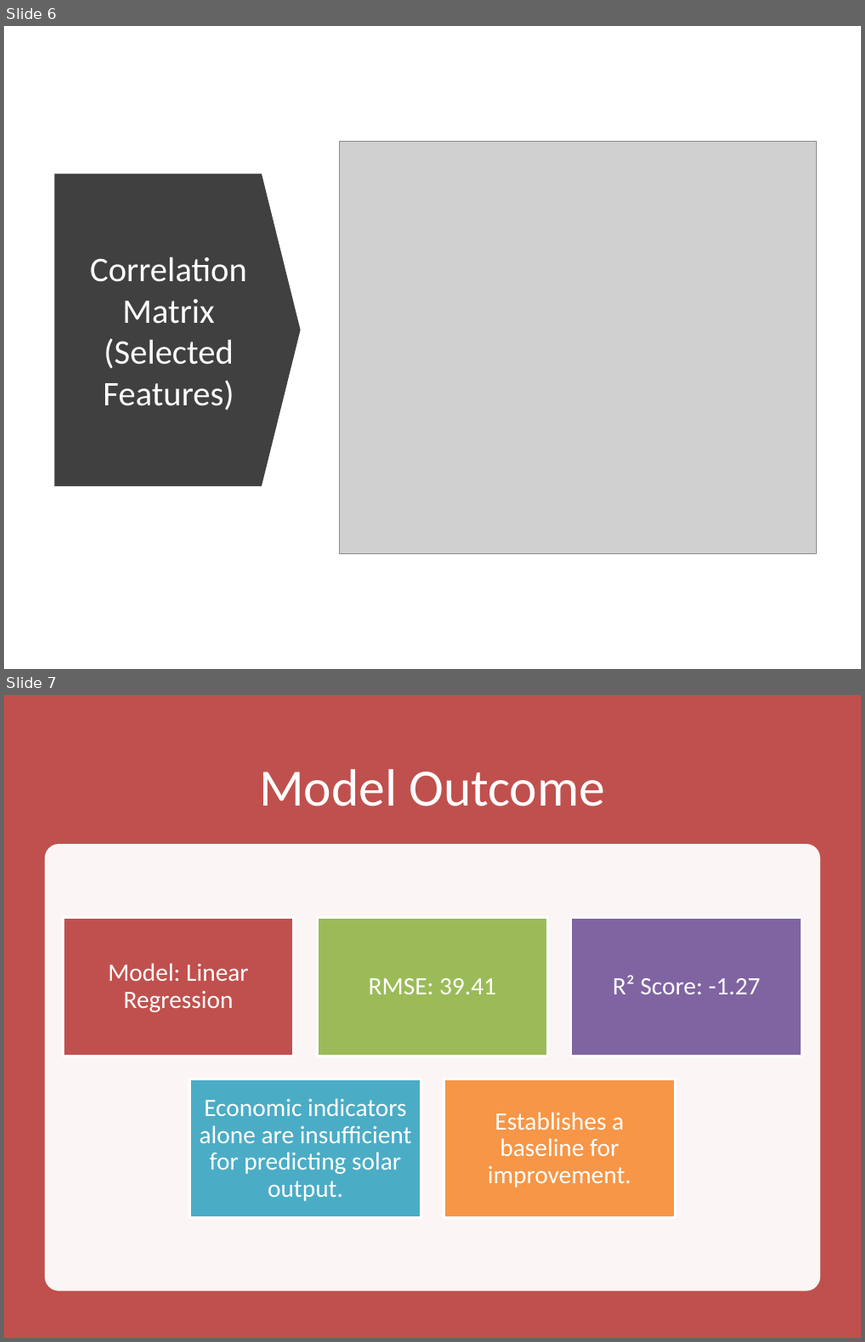
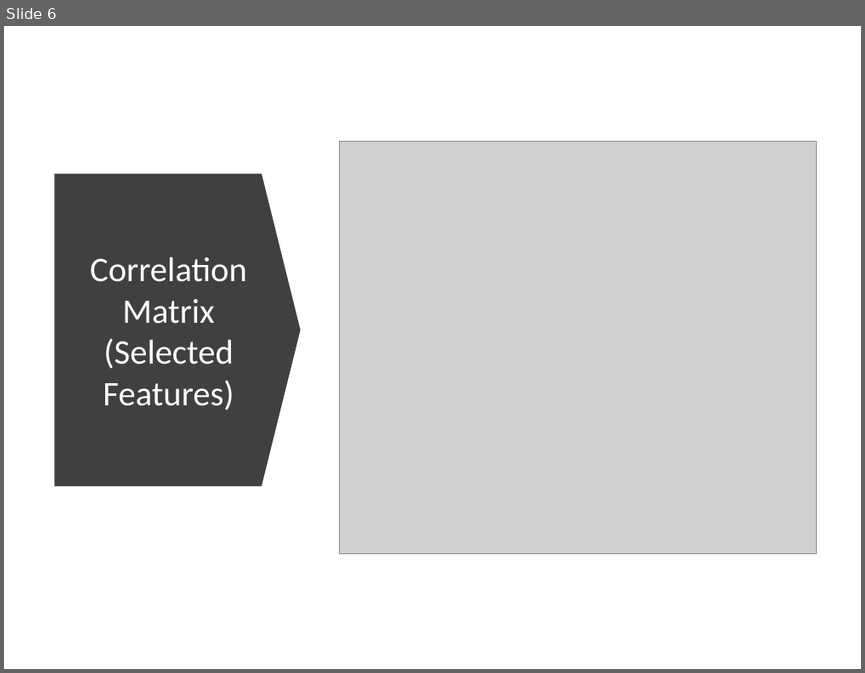
Before and after one commit to mjmustaf/energy-forecast-capstone, a slide deck: presentation/Predicting_Solar_Energy_Capstone_ML.pptx. Shown one above the other, each under a label of ours: slides 6 and 7 before the commit, slide 6 after it. The pictures are 865x1342 and 865x673 pixels, drawn with LibreOffice and Linux fonts; fonts in the diff are those of the drawing; grey boxes stand for pictures. Boxes give left, top, right and bottom in pixels: in the first picture for what was removed or moved away, otherwise in the second. Text is boxed around its words. In the diff, an @@ line names an element or a change of style, - is before the commit and + after.

Commit message:
Add Model Notebooks

```diff
--- a/presentation/Predicting_Solar_Energy_Capstone_ML.pptx
+++ b/presentation/Predicting_Solar_Energy_Capstone_ML.pptx
@@ slide 7 removed at [4,695,861,1338], background #FFFFFF @@
@@ rectangle removed at [4,695,861,1338] @@
@@ title removed at [259,769,605,806] @@
-Model Outcome
@@ rounded rectangle removed at [45,844,821,1291] @@
@@ group removed at [64,918,802,1218]: 5 rectangles, 5 texts @@
-Model: Linear Regression
-RMSE: 39.41
-R² Score: -1.27
-Economic indicators alone are insufficient for predicting solar output.
-Establishes a baseline for improvement.
```
Also in this commit, not shown: 2 slides changed, 2 slides added, 1 other file.
